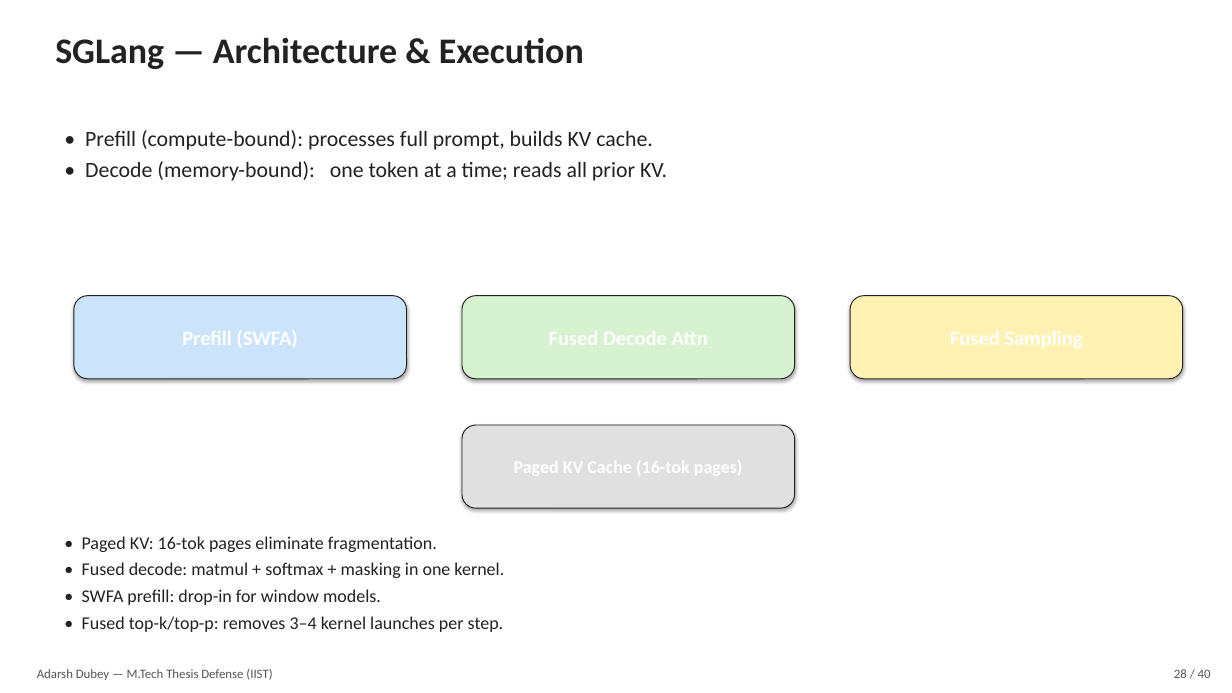
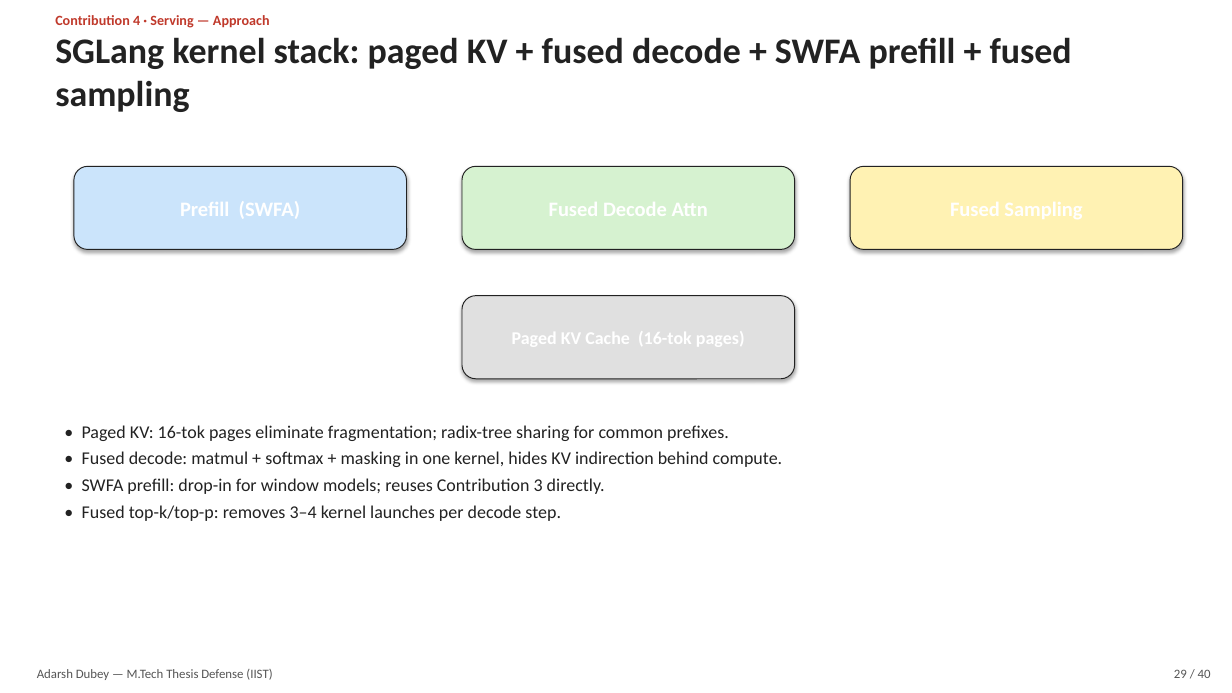
Before and after one commit to adubey-ai/mtech-thesis, a slide deck: slide 29 of thesis_defense.pptx (slide 28 before the commit). Drawn at 1232x693 pixels with LibreOffice and Linux fonts; fonts in the diff are those of the drawing. Boxes give left, top, right and bottom in pixels: in the first picture for what was removed or moved away, otherwise in the second. Text is boxed around its words. In the diff, an @@ line names an element or a change of style, - is before the commit and + after.

```diff
--- a/thesis_defense.pptx
+++ b/thesis_defense.pptx
@@ text added at bbox=[55, 15, 270, 28], 11 pt, text #C0392B, bold @@
+Contribution 4 · Serving — Approach
@@ text removed at bbox=[55, 37, 584, 69] @@
-SGLang — Architecture & Execution
@@ text added at bbox=[55, 37, 1072, 112], 28 pt, text #222222, bold @@
+SGLang kernel stack: paged KV + fused decode + SWFA prefill + fused sampling
@@ text removed at bbox=[85, 130, 667, 181] @@
-• Prefill (compute-bound): processes full prompt, builds KV cache.
-• Decode (memory-bound): one token at a time; reads all prior KV.
@@ rounded rectangle: place and size @@
-rounded rectangle at bbox=[74, 296, 407, 379]
+rounded rectangle at bbox=[74, 166, 407, 250]
@@ rounded rectangle added at bbox=[462, 166, 795, 250], fill #D6F2D0, outline #222222 0.75 pt @@
@@ rounded rectangle: place and size @@
-rounded rectangle at bbox=[850, 296, 1183, 379]
+rounded rectangle at bbox=[850, 166, 1183, 250]
@@ rounded rectangle at bbox=[462, 296, 795, 379]: fill #D6F2D0 to #E0E0E0 @@
@@ text at bbox=[82, 425, 783, 521]: text changed @@
-• Paged KV: 16-tok pages eliminate fragmentation.
-• Fused decode: matmul + softmax + masking in one kernel.
-• SWFA prefill: drop-in for window models.
-• Fused top-k/top-p: removes 3–4 kernel launches per step.
+• Paged KV: 16-tok pages eliminate fragmentation; radix-tree sharing for common prefixes.
+• Fused decode: matmul + softmax + masking in one kernel, hides KV indirection behind compute.
+• SWFA prefill: drop-in for window models; reuses Contribution 3 directly.
+• Fused top-k/top-p: removes 3–4 kernel launches per decode step.
@@ rounded rectangle removed at bbox=[462, 425, 795, 508] @@
@@ text at bbox=[1174, 669, 1211, 678]: text changed @@
-28 / 40
+29 / 40
```
Also in this commit, not shown: 30 other slides changed, 9 slides added, 9 slides removed, 1 other file.
